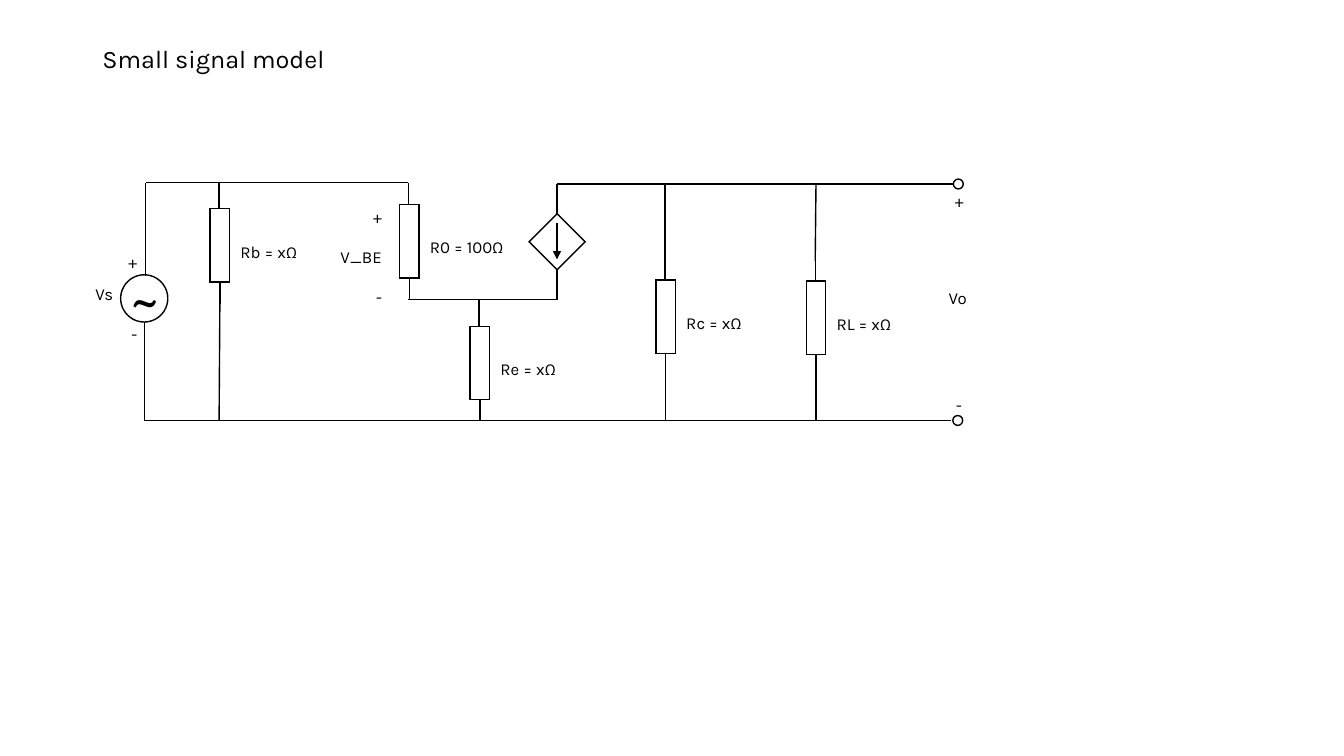
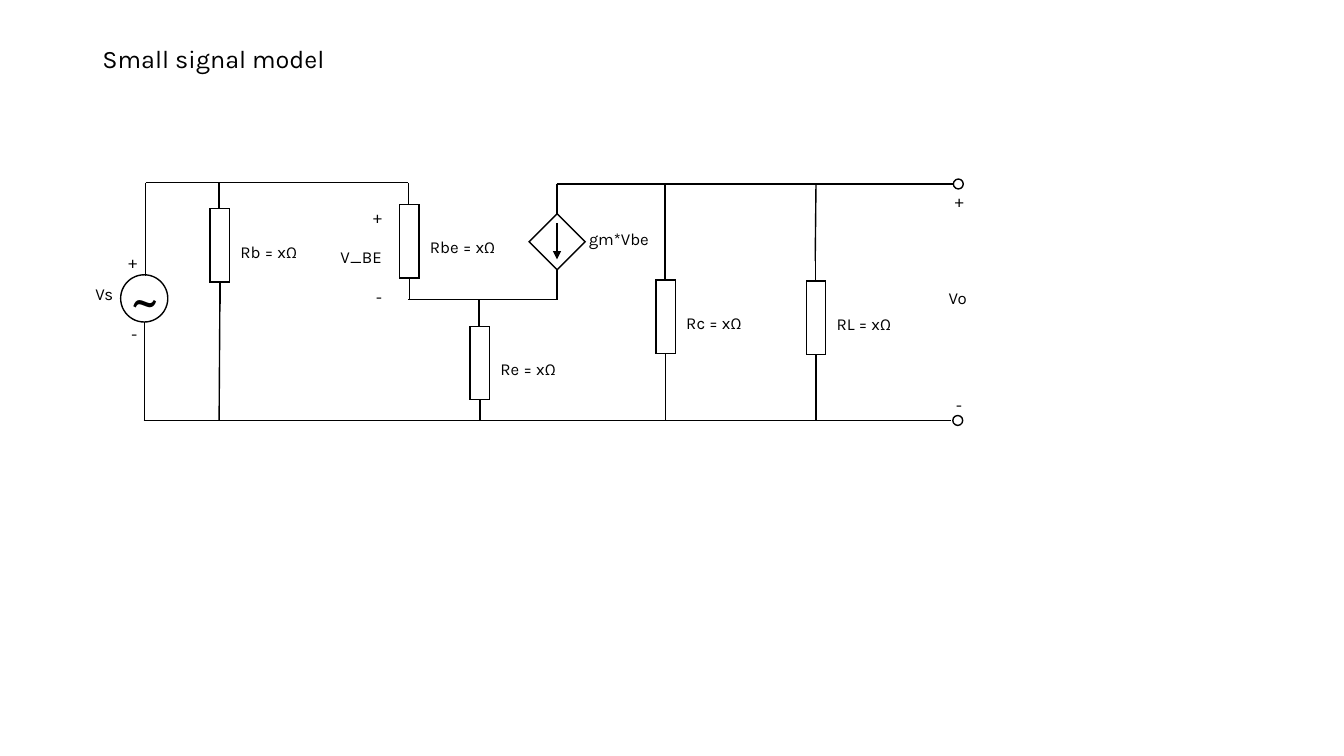
Before and after one commit to MhawnSendes/ESD4-412-Opgaveregning, a slide deck: slide 2 of Analog elektronik/Diagrams_BJT.pptx. Drawn at 1344x756 pixels with LibreOffice and Linux fonts; fonts in the diff are those of the drawing. Boxes give left, top, right and bottom in pixels: in the first picture for what was removed or moved away, otherwise in the second. Text is boxed around its words. In the diff, an @@ line names an element or a change of style, - is before the commit and + after.

```diff
--- a/Analog elektronik/Diagrams_BJT.pptx
+++ b/Analog elektronik/Diagrams_BJT.pptx
@@ text added at (x1=589, y1=233, x2=649, y2=249), 12 pt, text #000000 @@
+gm*Vbe
@@ text at (x1=430, y1=241, x2=495, y2=254): text changed @@
-R0 = 100Ω
+Rbe = xΩ
```
Also in this commit, not shown: 1 other slide changed.
